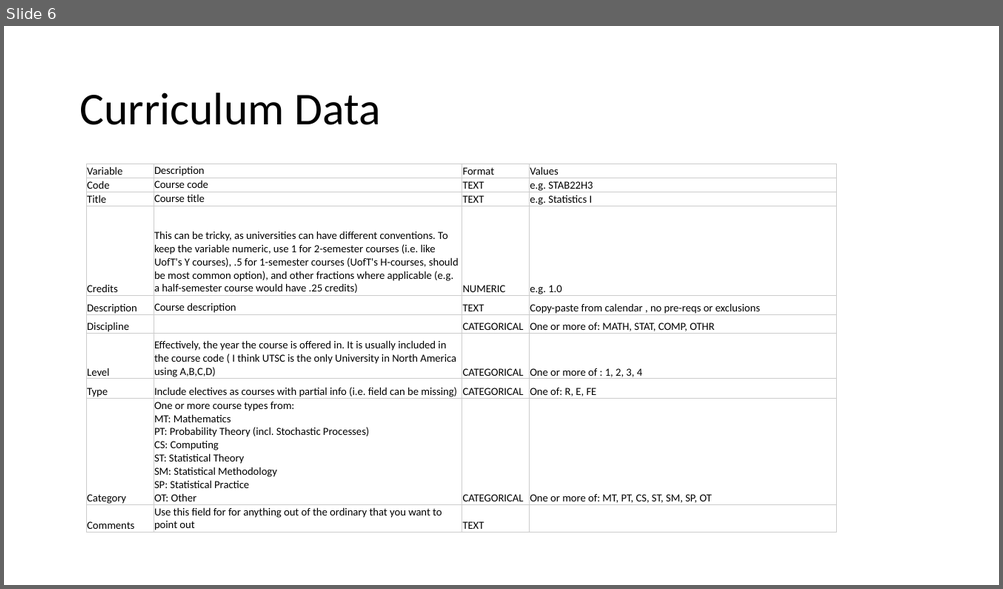
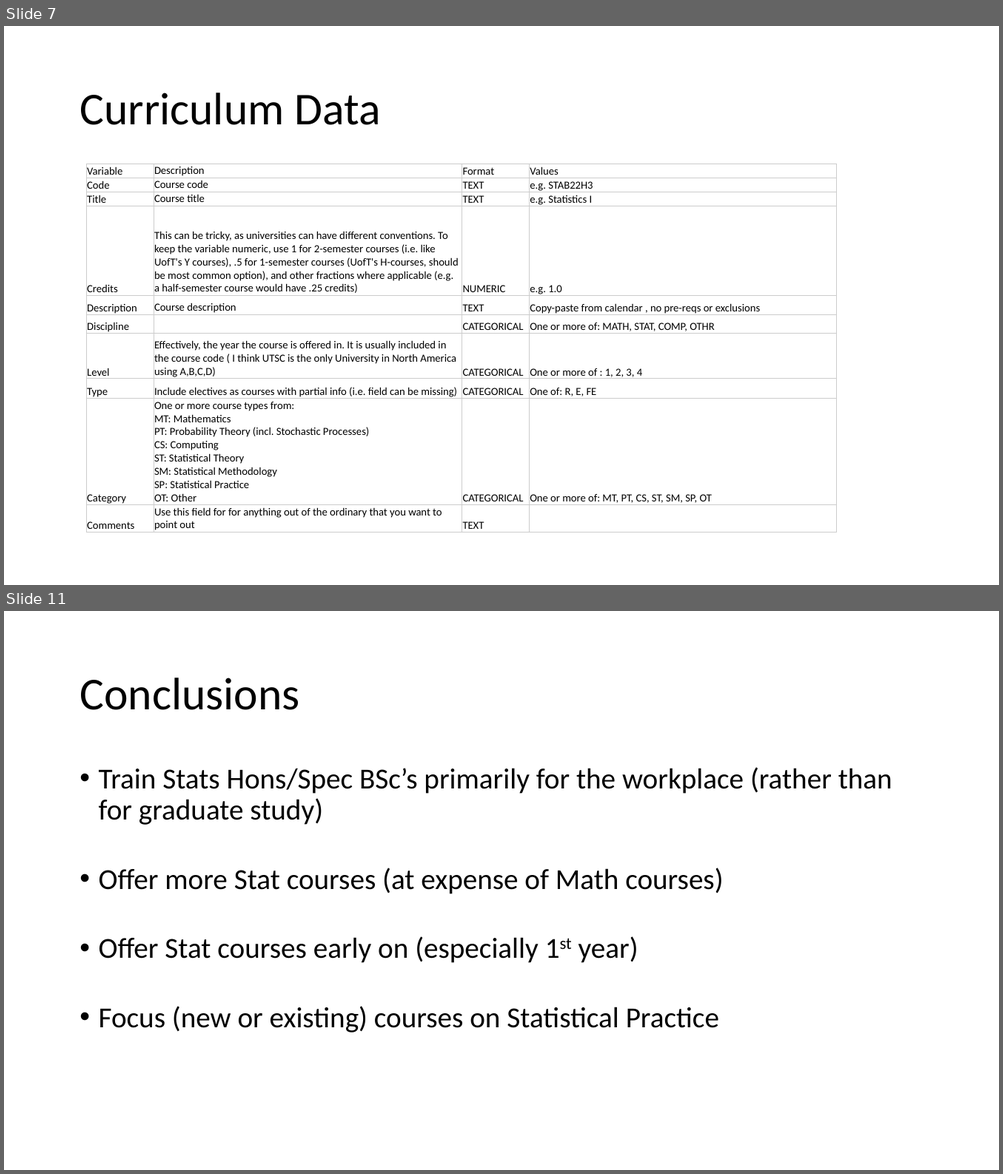
Before and after one commit to damouras/SoSC, a slide deck: Status fo Statistics Curricula.pptx. Shown one above the other, each under a label of ours: slide 6 before the commit, slides 7 and 11 after it; the slides between them are not shown. The pictures are 1003x589 and 1003x1174 pixels, drawn with LibreOffice and Linux fonts; fonts in the diff are those of the drawing. Boxes give left, top, right and bottom in pixels: in the first picture for what was removed or moved away, otherwise in the second. Text is boxed around its words. In the diff, an @@ line names an element or a change of style, - is before the commit and + after.

```diff
--- a/Status fo Statistics Curricula.pptx
+++ b/Status fo Statistics Curricula.pptx
@@ slide 11 added at [4,611,999,1170], background #FFFFFF @@
@@ title added at [79,678,299,710], 44 pt, text #000000 @@
+Conclusions
@@ text added at [99,767,892,1033], 28 pt, text #000000 @@
+• Train Stats Hons/Spec BSc’s primarily for the workplace (rather than for graduate study)
+• Offer more Stat courses (at expense of Math courses)
+• Offer Stat courses early on (especially 1st year)
+• Focus (new or existing) courses on Statistical Practice
@@ what was slide 6 is now slide 7 @@
```
Also in this commit, not shown: 7 slides changed, 2 other slides added, 2 slides removed, 7 other files.
